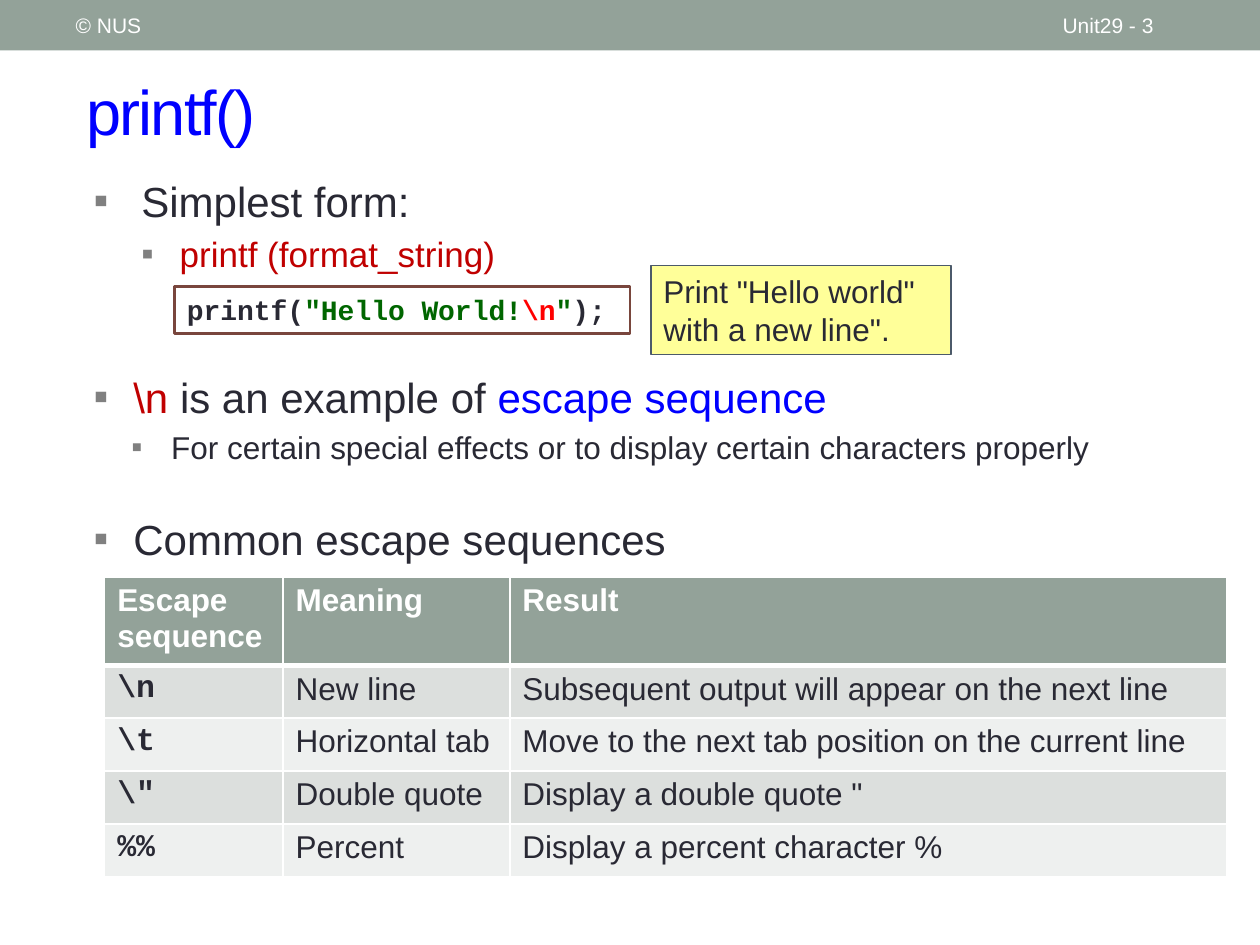
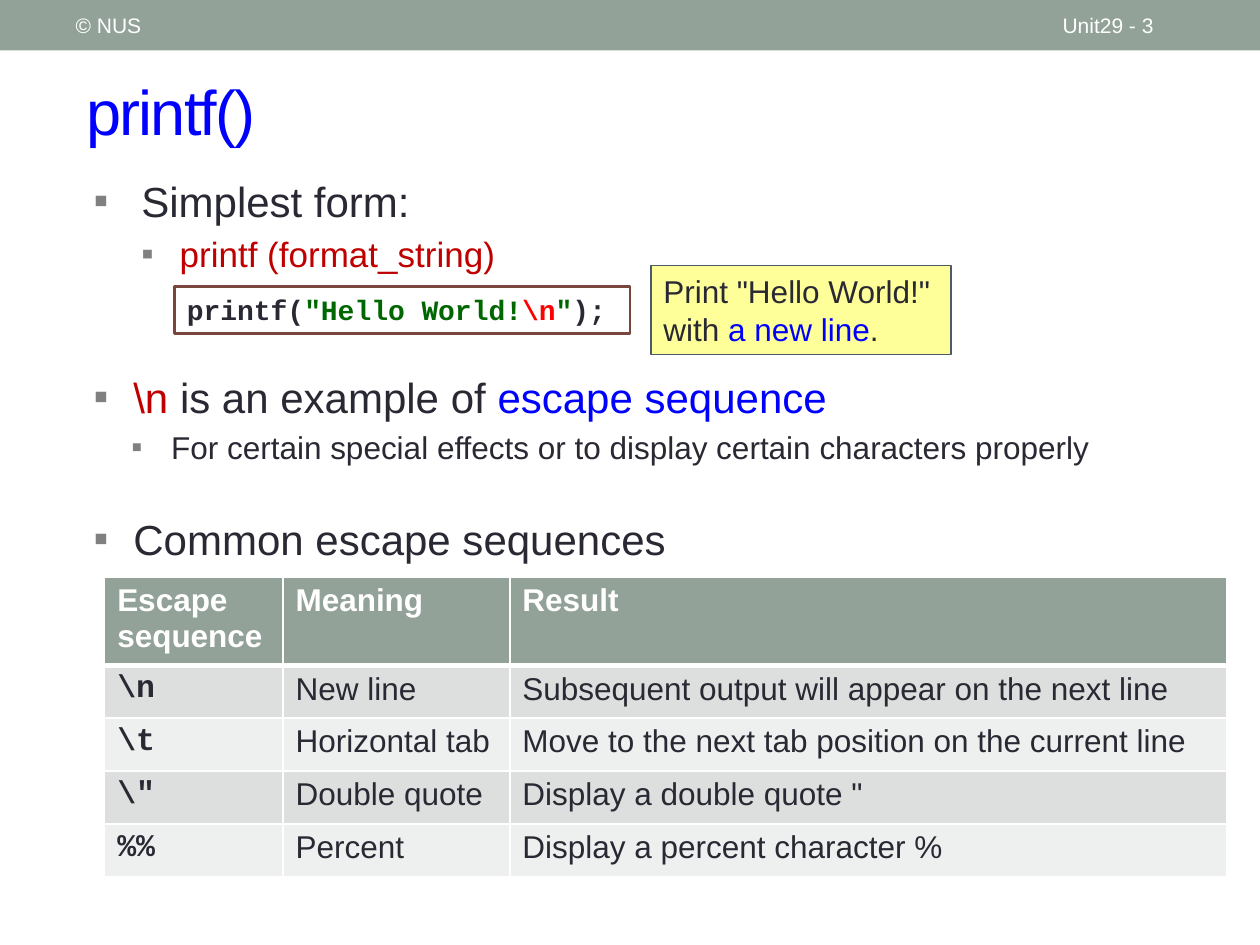
Before and after one commit to nus-cs1010-2021-s2/website, a slide deck: slide 3 of slides/Unit29_Standard IO.pptx. Drawn at 1260x945 pixels with LibreOffice and Linux fonts; fonts in the diff are those of the drawing. Boxes give left, top, right and bottom in pixels: in the first picture for what was removed or moved away, otherwise in the second. Text is boxed around its words. In the diff, an @@ line names an element or a change of style, - is before the commit and + after.

```diff
--- a/slides/Unit29_Standard IO.pptx
+++ b/slides/Unit29_Standard IO.pptx
@@ text in rectangle at [663,280,930,342]: text changed @@
-Print "Hello world" with a new line".
+Print "Hello World!" with a new line.
```
Also in this commit, not shown: 7 other slides changed, 4 other files.
